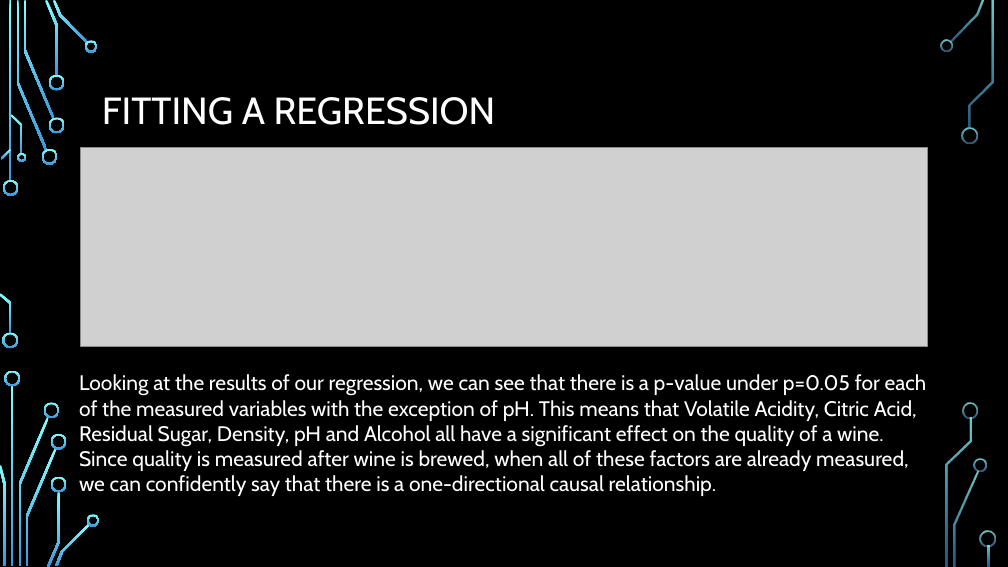
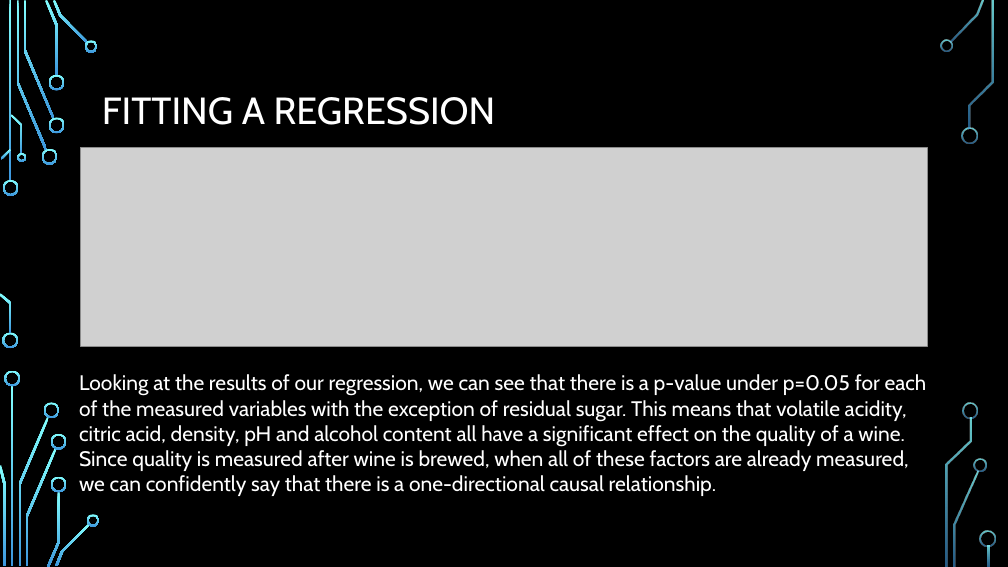
Before and after one commit to alisssaa/dsc530, a slide deck: slide 18 of Assignments/FinalProject/FinalProjectAlissaTrujillo.pptx. Drawn at 1008x567 pixels with LibreOffice and Linux fonts; fonts in the diff are those of the drawing; grey boxes stand for pictures; background and template pictures are left out. Boxes give left, top, right and bottom in pixels: in the first picture for what was removed or moved away, otherwise in the second. Text is boxed around its words. In the diff, an @@ line names an element or a change of style, - is before the commit and + after.

```diff
--- a/Assignments/FinalProject/FinalProjectAlissaTrujillo.pptx
+++ b/Assignments/FinalProject/FinalProjectAlissaTrujillo.pptx
@@ text at bbox=[79, 374, 927, 496]: text changed @@
-Looking at the results of our regression, we can see that there is a p-value under p=0.05 for each of the measured variables with the exception of pH. This means that Volatile Acidity, Citric Acid, Residual Sugar, Density, pH and Alcohol all have a significant effect on the quality of a wine. Since quality is measured after wine is brewed, when all of these factors are already measured, we can confidently say that there is a one-directional causal relationship.
+Looking at the results of our regression, we can see that there is a p-value under p=0.05 for each of the measured variables with the exception of residual sugar. This means that volatile acidity, citric acid, density, pH and alcohol content all have a significant effect on the quality of a wine. Since quality is measured after wine is brewed, when all of these factors are already measured, we can confidently say that there is a one-directional causal relationship.
```
Also in this commit, not shown: 2 other files.
